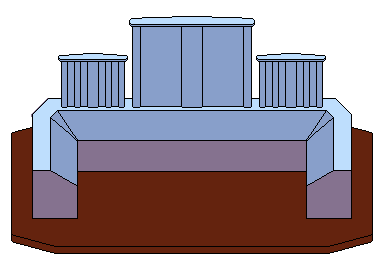
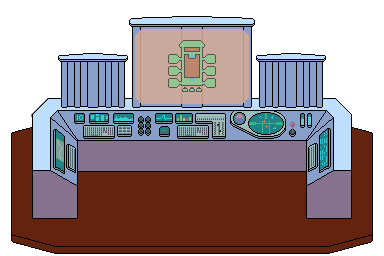
Layer changes from the first 384 × 256 image to the second:
added layer "ship_ok" above "screen" over [168, 40, 216, 92]
added layer "screen" (88%) above "screen_base" over [135, 29, 249, 104]
added layer "controls" above "console" over [53, 111, 331, 174]
